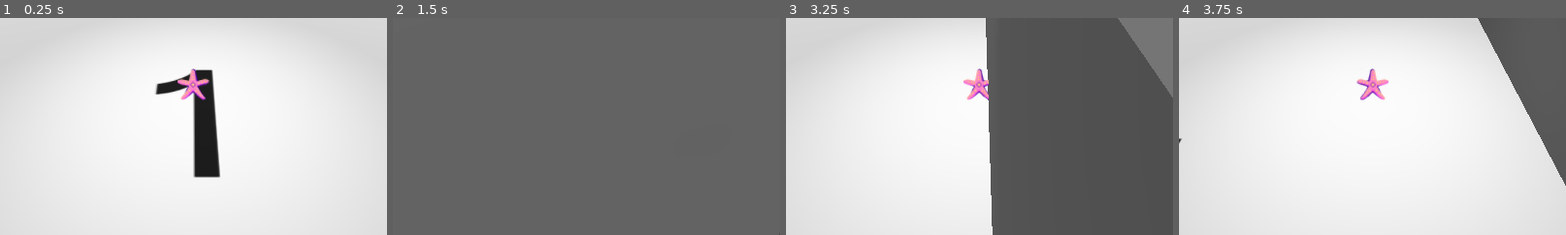
Above: before the commit, frames 1-4 (left to right).
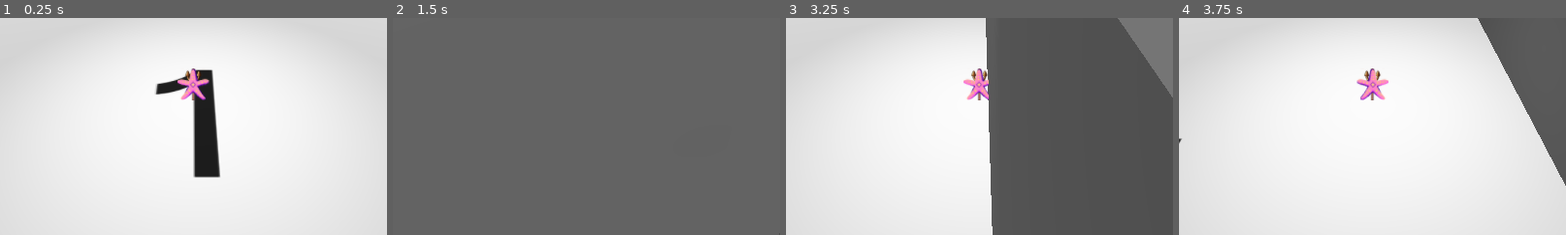
Above: after the commit, the same moments.

Repository: Team-C-623/koven_game
Game: Godot game, scene res://scenes/main3d.tscn
The game is run twice, just before and just after one commit, with the same random seed, the same clock (stepped at 60 frames per second) and the same inputs.
Inputs (mouse positions are % of the whole screen's width and height, from its top left):
- Up to frame 1 (0.25 s): no input
- Up to frame 2 (1.5 s): tap Enter at 0.5 s; move the mouse to (72, 45) at 0.52 s; hold D (right) 0.53-1.28 s; click (72, 45) at 0.67 s; move the mouse to (30, 55) at 1.27 s; hold S (down) from 1.28 s (still down); click (30, 55) at 1.42 s
- Up to frame 3 (3.25 s): move the mouse to (60, 28) at 2.02 s; release S (down) at 2.03 s; hold D (right) 2.03-2.78 s; click (60, 28) at 2.17 s; tap Space at 2.75 s; move the mouse to (45, 70) at 2.77 s; hold W (up) from 2.78 s (still down); click (45, 70) at 2.92 s
- Up to frame 4 (3.75 s): move the mouse to (80, 65) at 3.52 s; release W (up) at 3.53 s; hold A (left) from 3.53 s (still down); click (80, 65) at 3.67 s
The pictures show only the part of the screen within x 25-75%, y 42-92%; the shares and areas given below are measured in that part.

The runs differ from the first frame. In frame 1, 0.1% of the frame differs, in the area x 47-52%, y 23-38%; in frame 2, nothing differs; in frame 3, 0.1%, in the area x 47-53%, y 23-38%; in frame 4, 0.1%.
Error after the commit: Trying to assign value of type 'Node3D' to a variable of type 'CharacterBody3D'. (res://weapons/wand.gd:4)

Commit message:
started on weapon system

Diff:
--- a/project.godot
+++ b/project.godot
@@ -42,6 +42,11 @@
 "events": [Object(InputEventKey,"resource_local_to_scene":false,"resource_name":"","device":-1,"window_id":0,"alt_press …(192 unchanged characters)…
 ]
 }
+shoot={
+"deadzone": 0.5,
+"events": [Object(InputEventMouseButton,"resource_local_to_scene":false,"resource_name":"","device":-1,"window_id":0,"alt_pressed":false,"shift_pressed":false,"ctrl_pressed":false,"meta_pressed":false,"button_mask":0,"position":Vector2(0, 0),"global_position":Vector2(0, 0),"factor":1.0,"button_index":1,"canceled":false,"pressed":false,"double_click":false,"script":null)
+]
+}
 
 [rendering]
 
--- a/scenes/player_3d.tscn
+++ b/scenes/player_3d.tscn
@@ -1,7 +1,8 @@
-[gd_scene load_steps=4 format=3 uid="uid://cjjcwfil4vt7w"]
+[gd_scene load_steps=5 format=3 uid="uid://cjjcwfil4vt7w"]
 
 [ext_resource type="Script" path="res://scripts/player.gd" id="1_r5t1a"]
 [ext_resource type="Texture2D" uid="uid://cgg6tjoowncp" path="res://assets/starfishsprite1.png" id="2_c7a2a"]
+[ext_resource type="PackedScene" uid="uid://chbcgqj40iuj" path="res://weapons/wand.tscn" id="3_re0oj"]
 
 [sub_resource type="ConvexPolygonShape3D" id="ConvexPolygonShape3D_lyeip"]
 points = PackedVector3Array(-0.125207, -0.532801, -0.480507, 0.0227831, 0.47607, 0.498884, 0.169713, 0.559144, 0.464172 …(924 unchanged characters)…
@@ -15,3 +16,5 @@
 
 [node name="Sprite3D" type="Sprite3D" parent="."]
 texture = ExtResource("2_c7a2a")
+
+[node name="Wand" parent="." instance=ExtResource("3_re0oj")]
--- /dev/null
+++ b/weapons/Flame.tscn
@@ -0,0 +1,10 @@
+[gd_scene load_steps=3 format=3 uid="uid://ct0hvhycg5d23"]
+
+[ext_resource type="Script" path="res://weapons/flame.gd" id="1_bn3o8"]
+[ext_resource type="Texture2D" uid="uid://d0co7b3vuhxu6" path="res://weapons/trident.png" id="1_e6hls"]
+
+[node name="Flame" type="Node3D"]
+script = ExtResource("1_bn3o8")
+
+[node name="flameicon" type="Sprite3D" parent="."]
+texture = ExtResource("1_e6hls")
--- /dev/null
+++ b/weapons/flame.gd
@@ -0,0 +1,8 @@
+extends Node3D
+
+const SPEED: int = 100
+var direction: Vector3 = Vector3.FORWARD
+
+# Called when the node enters the scene tree for the first time.
+func _process(delta: float) -> void:
+	global_transform.origin += direction * SPEED * delta
--- /dev/null
+++ b/weapons/wand.gd
@@ -0,0 +1,42 @@
+extends Node3D
+
+@onready var player_cam: Camera3D = $Player/PlayerCam
+@onready var player: CharacterBody3D = $"."
+const FLAME = preload("res://weapons/Flame.tscn")
+
+# Called when the node enters the scene tree for the first time.
+func _ready() -> void:
+	pass # Replace with function body.
+
+# Getting the cursors position in the 3D space
+func get_cursor_world_position():
+	var viewport = get_viewport()
+	var mouse_pos = viewport.get_mouse_position()
+	var from = player_cam.project_ray_origin(mouse_pos)
+	var to = from + player_cam.project_ray_normal(mouse_pos) * 1000
+
+	var space_state = get_world_3d().direct_space_state
+	var query = PhysicsRayQueryParameters3D.create(from, to)
+	var result = space_state.intersect_ray(query)
+
+	if result:
+		return result.position
+	else:
+		to
+
+func shoot():
+	if FLAME:
+		# initialize the flame icon
+		var flame_instance = FLAME.instantiate()
+		get_parent().add_child(flame_instance)
+
+		# position of player
+		flame_instance.global_transform.origin = player.global_transform.origin
+		var target_position = get_cursor_world_position()
+		var direction = (target_position - flame_instance.global_transform.origin).normalized()
+
+		flame_instance.velocity = direction * 20
+
+func _input(event):
+	if event is InputEventMouseButton and event.pressed and event.button_index == MOUSE_BUTTON_LEFT:
+		shoot()
--- /dev/null
+++ b/weapons/wand.tscn
@@ -0,0 +1,10 @@
+[gd_scene load_steps=3 format=3 uid="uid://chbcgqj40iuj"]
+
+[ext_resource type="Script" path="res://weapons/wand.gd" id="1_76yrt"]
+[ext_resource type="Texture2D" uid="uid://d0co7b3vuhxu6" path="res://weapons/trident.png" id="2_jube2"]
+
+[node name="Wand" type="Node3D"]
+script = ExtResource("1_76yrt")
+
+[node name="Weaponmodel" type="Sprite3D" parent="."]
+texture = ExtResource("2_jube2")
Binary file added: weapons/trident.png
Not shown, added: weapons/trident.png.import
